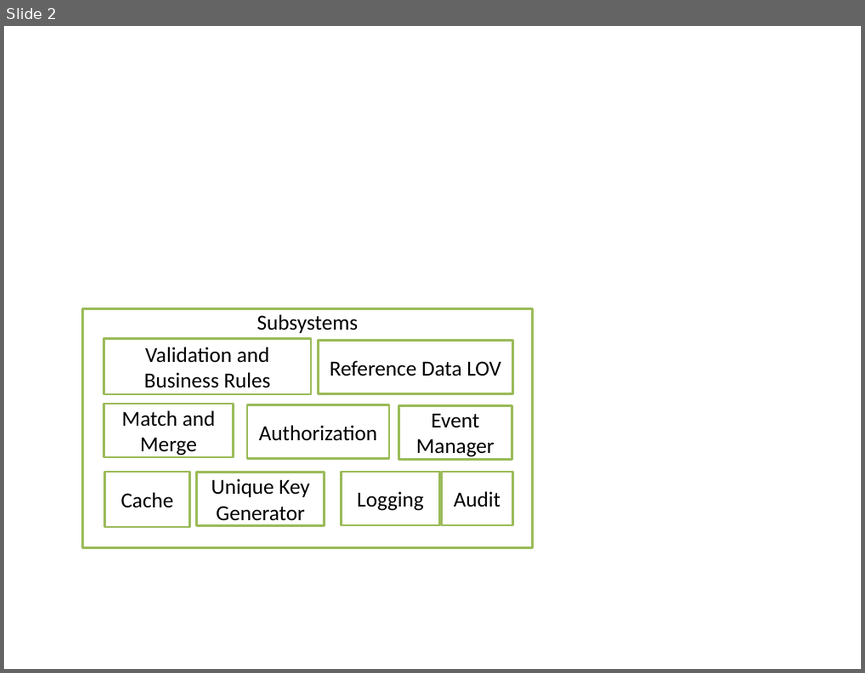
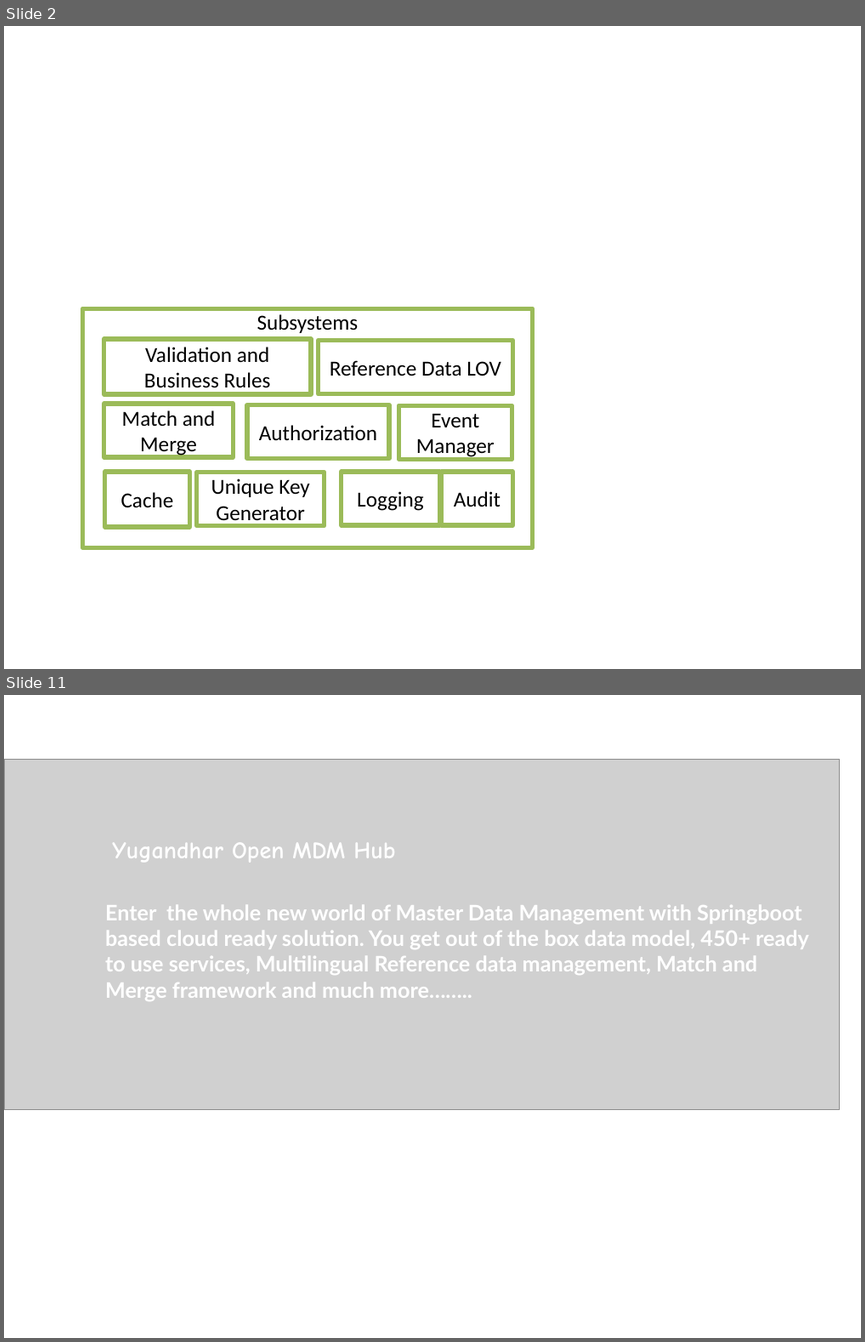
Before and after one commit to yugandharproject/YugandharMDMHubDocs, a slide deck: yugandhar-openmdm-doc/Architecture.pptx. Shown one above the other, each under a label of ours: slide 2 before the commit, slides 2 and 11 after it; the slides between them are not shown. The pictures are 865x673 and 865x1342 pixels, drawn with LibreOffice and Linux fonts; fonts in the diff are those of the drawing; grey boxes stand for pictures. Boxes give left, top, right and bottom in pixels: in the first picture for what was removed or moved away, otherwise in the second. Text is boxed around its words. In the diff, an @@ line names an element or a change of style, - is before the commit and + after.

```diff
--- a/yugandhar-openmdm-doc/Architecture.pptx
+++ b/yugandhar-openmdm-doc/Architecture.pptx
@@ slide 11 added at (4, 695, 861, 1338), background #FFFFFF @@
@@ picture added at (4, 760, 840, 1109) @@
@@ text added at (112, 842, 395, 862), 20 pt, text #FFFFFF, bold @@
+Yugandhar Open MDM Hub
@@ text added at (105, 905, 809, 1001), 18 pt, text #FFFFFF, bold @@
+Enter the whole new world of Master Data Management with Springboot based cloud ready solution. You get out of the box data model, 450+ ready to use services, Multilingual Reference data management, Match and Merge framework and much more……..
@@ slide 2 changed as well @@
@@ outline #9BBB59 2 pt to #9BBB59 3.78 pt in 7 elements at (83, 309, 533, 548), (104, 339, 312, 394), (105, 471, 190, 528), (247, 405, 390, 458), (341, 471, 440, 525), (441, 471, 512, 525), (104, 404, 234, 457) @@
```
Also in this commit, not shown: 2 other slides changed, 12 other slides added, 1 slide removed, 4 other files.
